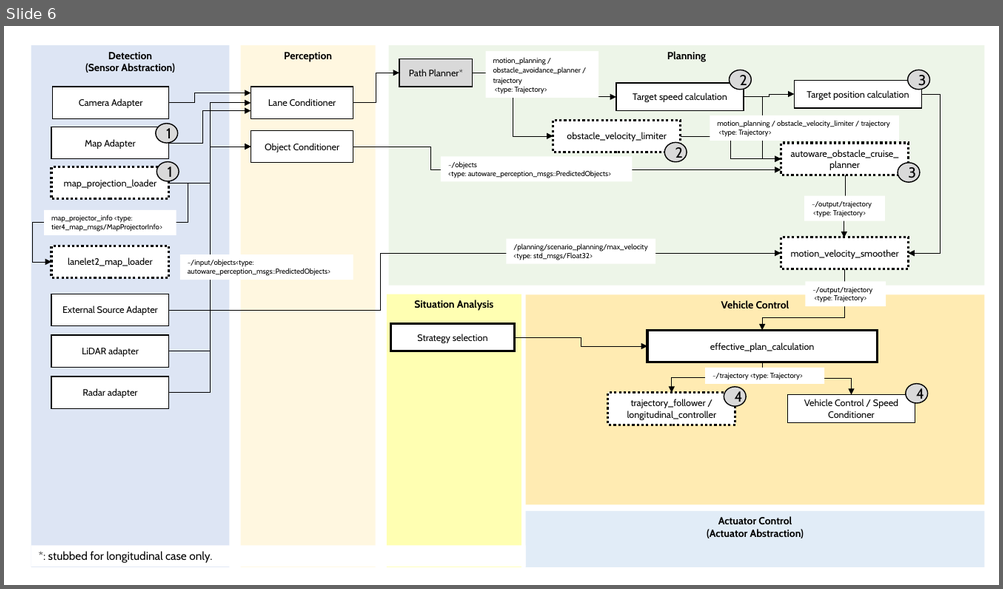
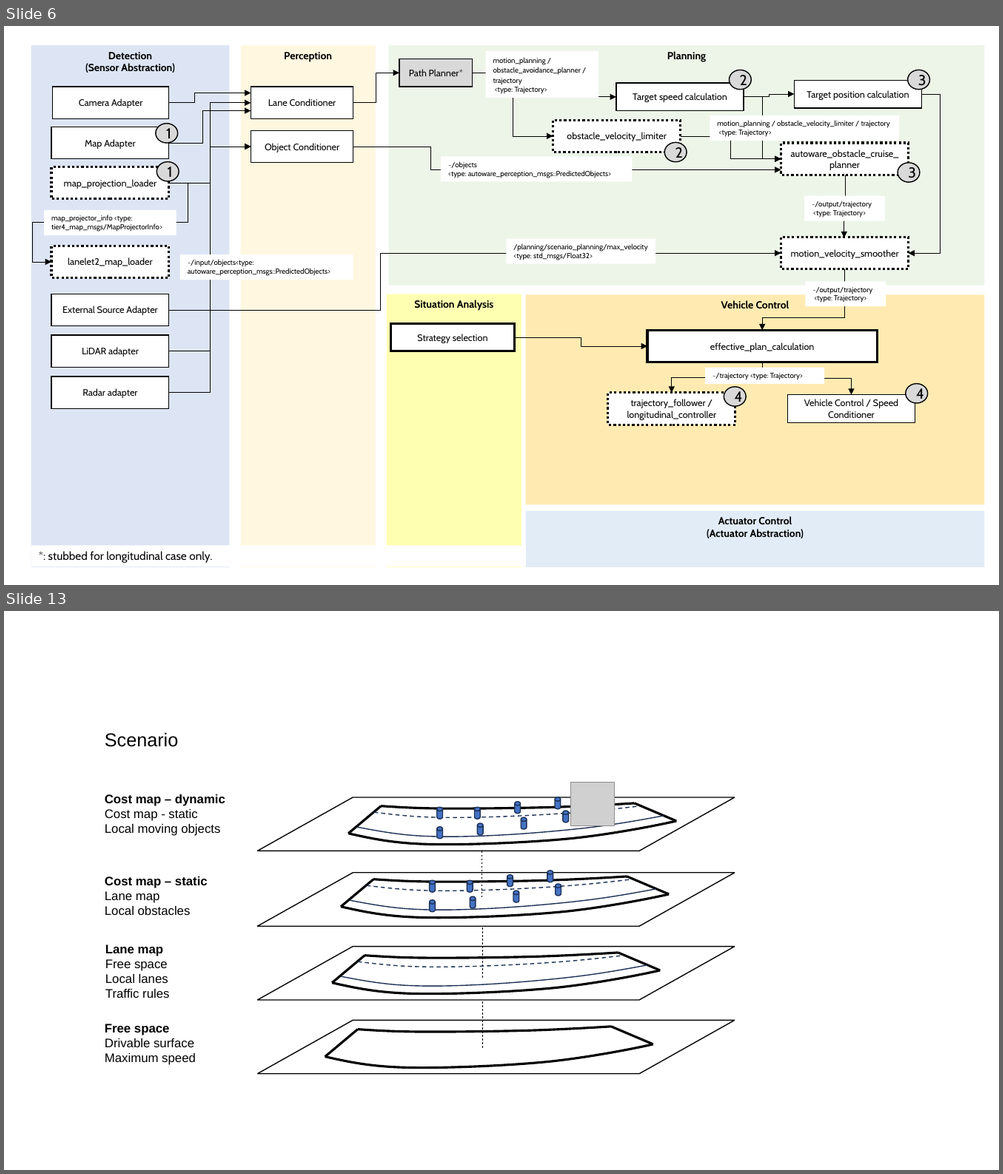
Before and after one commit to jkk-research/CooperativeResearchPlatform, a slide deck: doc/CRP_arch.pptx. Shown one above the other, each under a label of ours: slide 6 before the commit, slides 6 and 13 after it; the slides between them are not shown. The pictures are 1003x589 and 1003x1174 pixels, drawn with LibreOffice and Linux fonts; fonts in the diff are those of the drawing; grey boxes stand for pictures. Boxes give left, top, right and bottom in pixels: in the first picture for what was removed or moved away, otherwise in the second. Text is boxed around its words. In the diff, an @@ line names an element or a change of style, - is before the commit and + after.

```diff
--- a/doc/CRP_arch.pptx
+++ b/doc/CRP_arch.pptx
@@ slide 13 added at <box>4,611,999,1170</box>, background #FFFFFF @@
@@ text added at <box>105,732,178,747</box>, 18 pt, text #000000 @@
+Scenario
@@ picture added at <box>570,783,614,826</box> @@
@@ text added at <box>105,795,225,836</box>, 12 pt, text #000000 @@
+Cost map – dynamic
+Cost map - static
+Local moving objects
@@ flow chart input output added at <box>258,797,735,851</box>, fill #FFFFFF, outline #000000 1 pt @@
@@ group added at <box>348,797,676,846</box>: 8 cylinders, 4 freeform shapes, 2 lines @@
@@ line added from (482, 897) to (482, 817), #000000 0.5 pt dashed @@
@@ text added at <box>105,877,208,915</box>, 12 pt, text #000000 @@
+Cost map – static
+Lane map
+Local obstacles
@@ flow chart input output added at <box>258,873,735,926</box>, fill #FFFFFF, outline #000000 1 pt @@
@@ group added at <box>341,871,669,918</box>: 8 cylinders, 4 freeform shapes, 2 lines @@
@@ line added from (483, 978) to (483, 897), #000000 0.5 pt dashed @@
@@ text added at <box>105,945,169,998</box>, 12 pt, text #000000 @@
+Lane map
+Free space
+Local lanes
+Traffic rules
@@ flow chart input output added at <box>258,947,735,1000</box>, fill #FFFFFF, outline #000000 1 pt @@
@@ freeform shape added at <box>341,965,647,986</box>, outline #1E3256 1 pt @@
@@ freeform shape added at <box>358,956,624,967</box>, outline #1E3256 1 pt dashed @@
@@ group added at <box>333,953,660,994</box>: 2 freeform shapes, 2 lines @@
@@ line added from (483, 1048) to (483, 968), #000000 0.5 pt dashed @@
@@ text added at <box>105,1024,196,1065</box>, 12 pt, text #000000 @@
+Free space
+Drivable surface
+Maximum speed
@@ flow chart input output added at <box>258,1021,735,1074</box>, fill #FFFFFF, outline #000000 1 pt @@
@@ group added at <box>325,1027,653,1068</box>: 2 freeform shapes, 2 lines @@
```
Also in this commit, not shown: 6 other slides added, 1 other file.
